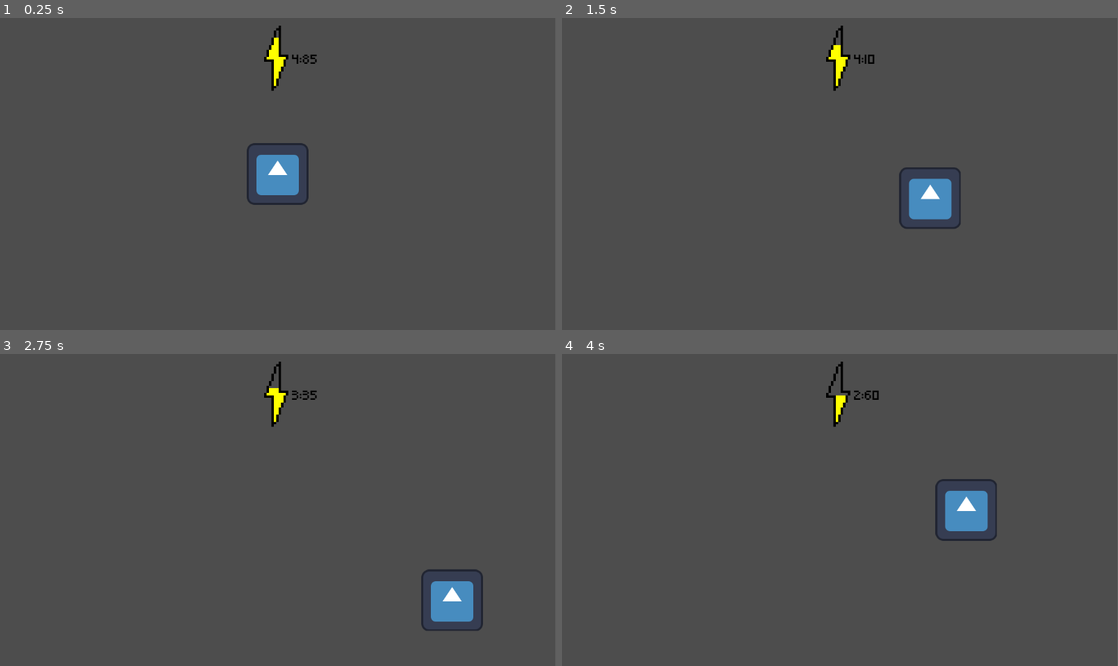
Above: before the commit, frames 1-4 (two rows, left to right).
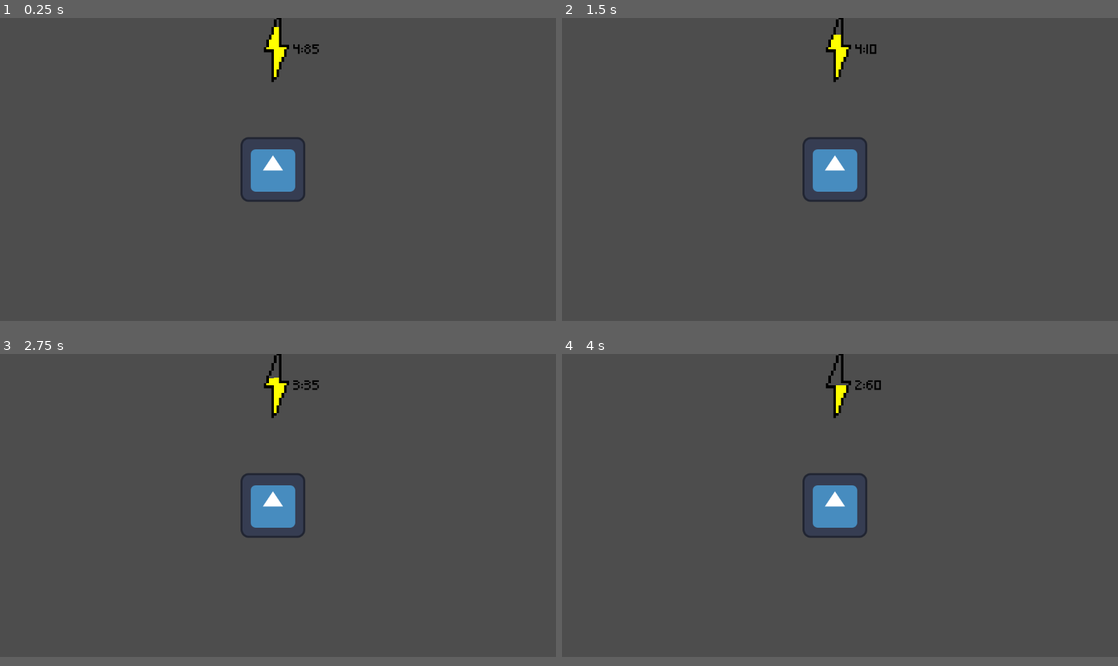
Above: after the commit, the same moments.

Repository: AJISGit/GMTK-2026-Game
Game: Godot game, scene res://scenes/main_scene.tscn
Two runs of this game, one before a commit and one after it. Both use one fixed random seed, a clock stepped at 60 frames per second and the inputs below. The engine's default icon, where the game draws it, is replaced by a stand-in: a white triangle on a blue panel in a dark square.
Inputs:
- Up to frame 1 (0.25 s): no input
- Up to frame 2 (1.5 s): hold D (move_right) 0.53-1.28 s; hold S (move_down) from 1.28 s (still down)
- Up to frame 3 (2.75 s): release S (move_down) at 2.03 s; hold D (move_right) from 2.03 s (still down)
- Up to frame 4 (4 s): release D (move_right) at 2.78 s; hold W (move_up) 2.78-3.53 s; hold A (move_left) from 3.53 s (still down)
The window is 799x449 before the commit and 800x436 after it. Grey fills any space a smaller window leaves; there, only what the larger window draws over its background counts as a difference.

The runs differ from the first frame. In frame 1, 1.5% of the frame differs, in the area x 43-58%, y 0-60%; in frame 2, 3.2%, in the area x 43-72%, y 0-68%; in frame 3, 3.1%; in frame 4, 3.2%.

Commit message:
Do the thing

Diff:
--- a/project.godot
+++ b/project.godot
@@ -15,6 +15,11 @@
 run/main_scene="uid://b0bpq2kxhqxii"
 config/features=PackedStringArray("4.6", "GL Compatibility")
 config/icon="res://icon.svg"
+
+[display]
+
+window/size/viewport_width=1100
+window/size/viewport_height=600
 
 [input]
 
--- a/scenes/main_scene.tscn
+++ b/scenes/main_scene.tscn
@@ -188,12 +188,17 @@
 
 [node name="MainScene" type="Node2D" unique_id=1095713452]
 
-[node name="Camera2D" type="Camera2D" parent="." unique_id=1200336497]
-
 [node name="Player" parent="." unique_id=2028119880 instance=ExtResource("1_w2twt")]
 unique_name_in_owner = true
 
-[node name="EnergyIcon" type="AnimatedSprite2D" parent="." unique_id=1359483004]
+[node name="Camera2D" type="Camera2D" parent="Player" unique_id=1200336497]
+position = Vector2(10, 0)
+
+[node name="TheStuff" type="CanvasLayer" parent="Player/Camera2D" unique_id=1386341203]
+offset = Vector2(550, 300)
+transform = Transform2D(1, 0, 0, 1, 550, 300)
+
+[node name="EnergyIcon" type="AnimatedSprite2D" parent="Player/Camera2D/TheStuff" unique_id=1359483004]
 modulate = Color(1, 1, 0, 1)
 position = Vector2(-3, -240)
 scale = Vector2(5, 5)
@@ -202,7 +207,7 @@
 frame_progress = 0.53125197
 script = ExtResource("3_7ykc4")
 
-[node name="EnergyLabel" type="Label" parent="." unique_id=442729918]
+[node name="EnergyLabel" type="Label" parent="Player/Camera2D/TheStuff" unique_id=442729918]
 offset_left = 30.0
 offset_top = -265.0
 offset_right = 70.0
